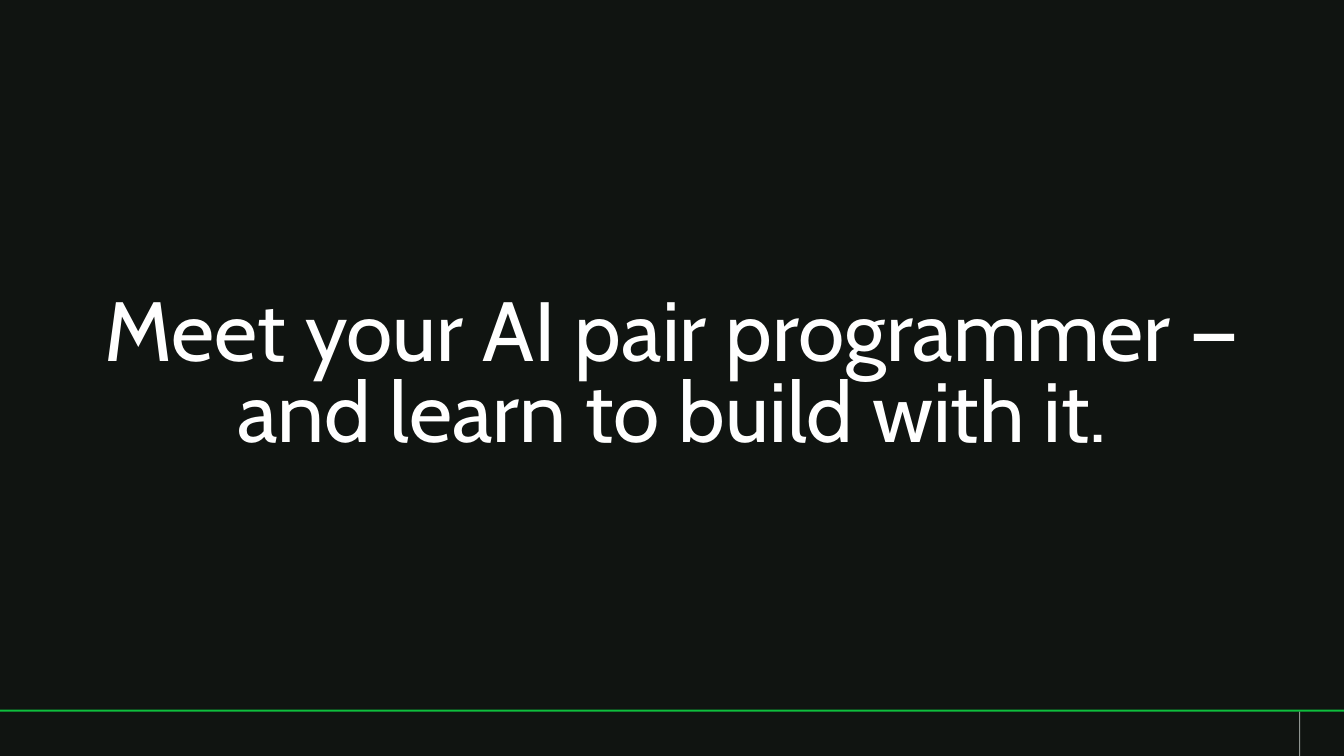
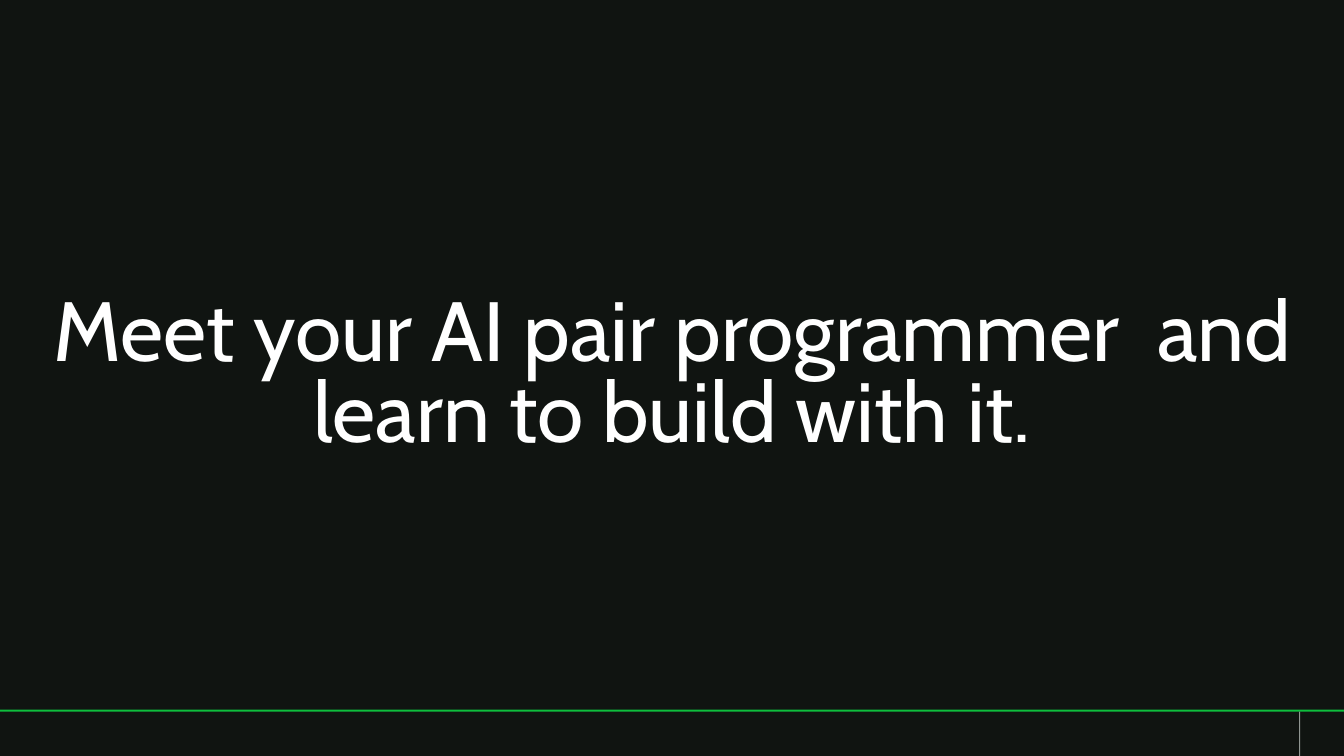
Before and after one commit to abhi-singhs/github-copilot-workshop, a slide deck: slide 2 of resources/github-copilot-workshop.pptx. Drawn at 1344x756 pixels with LibreOffice and Linux fonts; fonts in the diff are those of the drawing; background and template pictures are left out. Boxes give left, top, right and bottom in pixels: in the first picture for what was removed or moved away, otherwise in the second. Text is boxed around its words. In the diff, an @@ line names an element or a change of style, - is before the commit and + after.

```diff
--- a/resources/github-copilot-workshop.pptx
+++ b/resources/github-copilot-workshop.pptx
@@ title at (53, 298, 1291, 443): text changed @@
-Meet your AI pair programmer — and learn to build with it.
+Meet your AI pair programmer and learn to build with it.
```
Also in this commit, not shown: 1 other slide changed.
